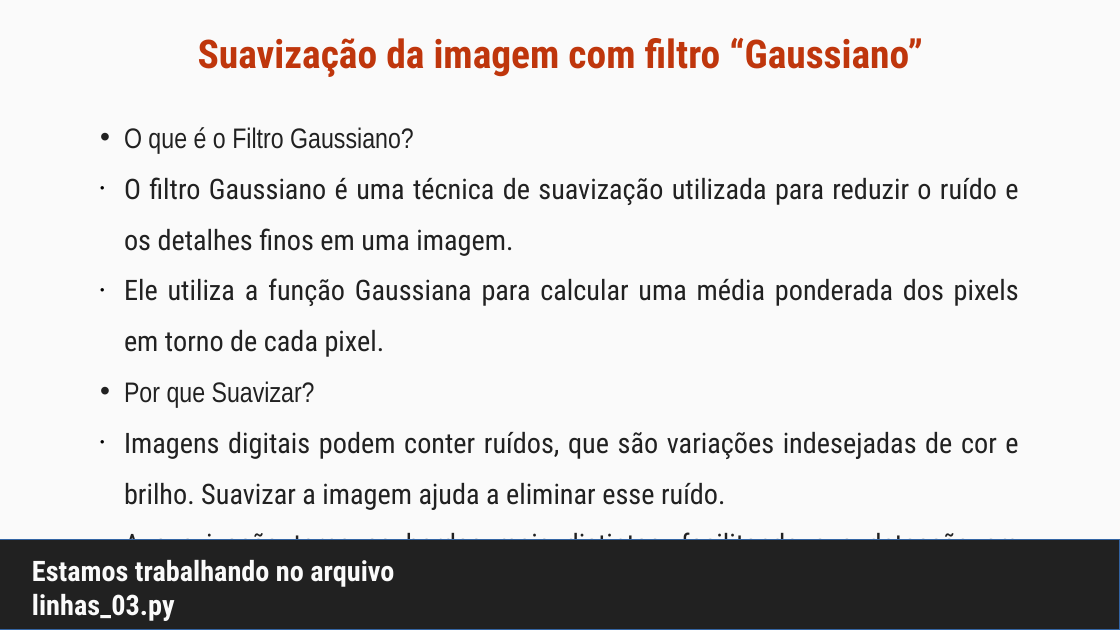
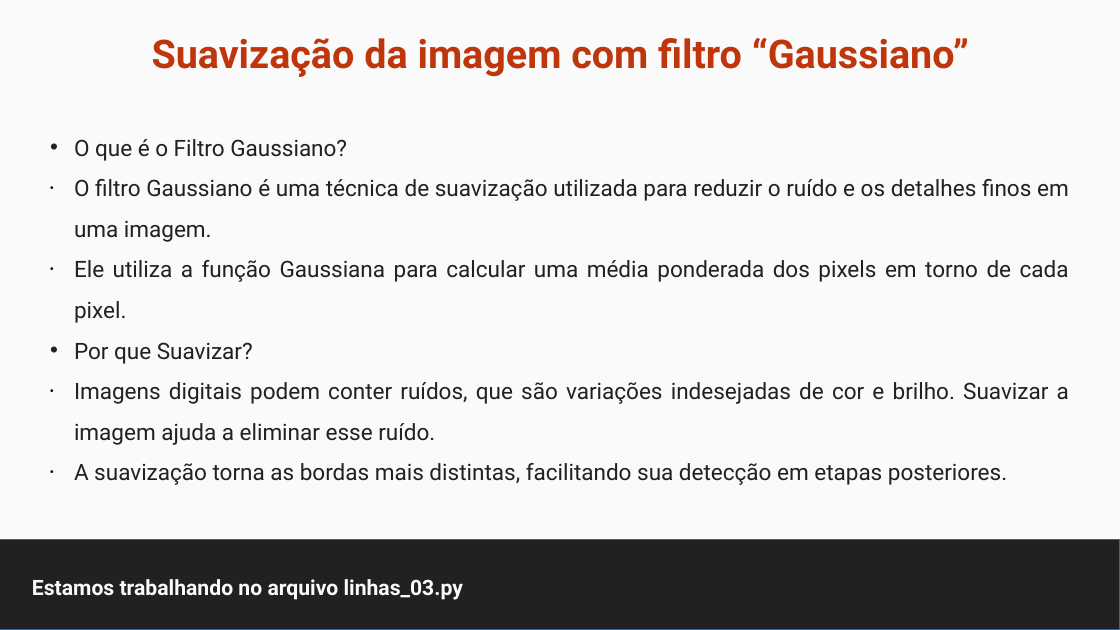
Before and after one commit to maurizioprizzi/finding_lanes, a slide deck: slide 17 of computer_vision_encounter_01.odp (slide 14 before the commit). Drawn at 1120x630 pixels with LibreOffice and Linux fonts; fonts in the diff are those of the drawing. Boxes give left, top, right and bottom in pixels: in the first picture for what was removed or moved away, otherwise in the second. Text is boxed around its words. In the diff, an @@ line names an element or a change of style, - is before the commit and + after.

```diff
--- a/computer_vision_encounter_01.odp
+++ b/computer_vision_encounter_01.odp
@@ title "Suavização da imagem com filtro ..." at <box>152,38,969,77</box>: font Roboto Condensed to Roboto @@
@@ subtitle "O que é o Filtro ...": place and size @@
-subtitle "O que é o Filtro ..." at <box>124,127,1019,612</box>
+subtitle "O que é o Filtro ..." at <box>74,139,1069,485</box>
@@ subtitle "O que é o Filtro ..." at <box>74,139,1069,485</box>: size 20 to 16 pt, font Roboto Condensed to Roboto; font Arial Narrow to Roboto in "O que é o Filtro Gaussiano?", "Por que Suavizar?" @@
@@ title "Estamos trabalhando no arquivo linhas_03.py" at <box>32,579,463,600</box>: size 20 to 15 pt, font Roboto Condensed to Roboto @@
```
Also in this commit, not shown: 31 other slides changed, 10 slides added, 11 other files.
